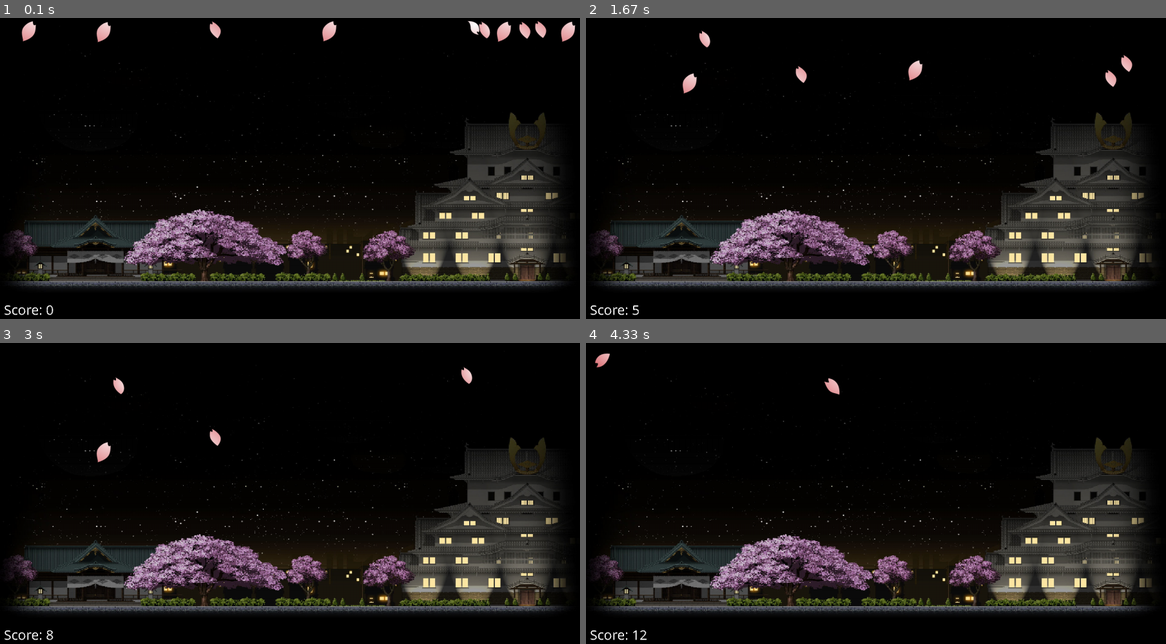
Above: before the commit, frames 1-4 (two rows, left to right).
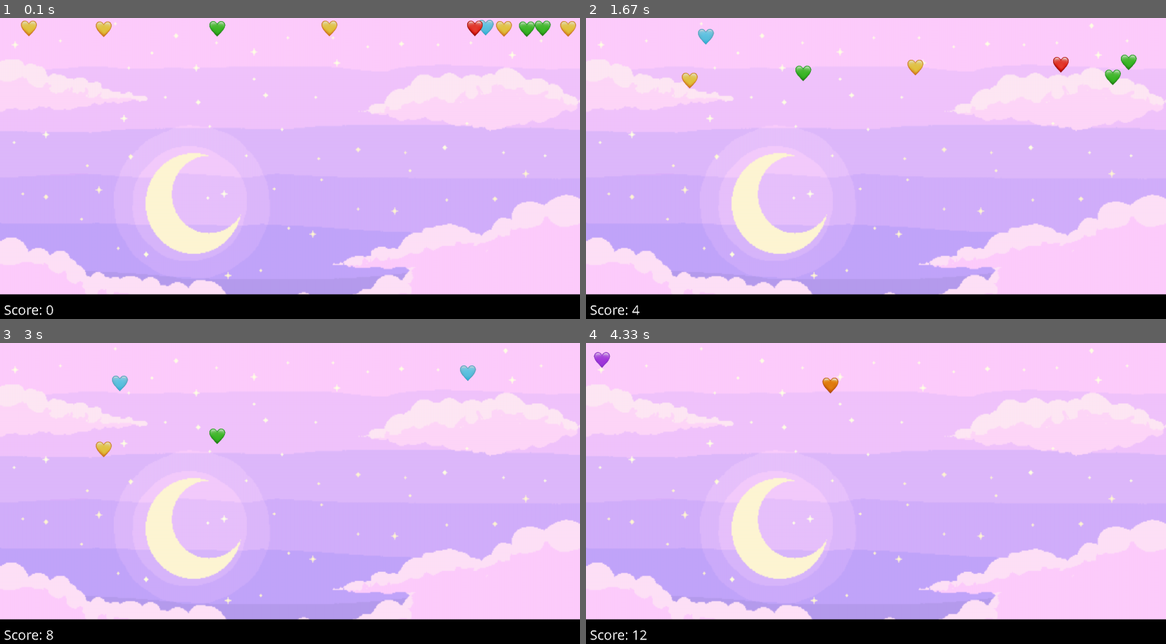
Above: after the commit, the same moments.

Repository: JaimeJacobo/Pygame---Sakura-Game
Game: pygame game, started from game.py
Same seed, same stepped clock (60 frames per second), same inputs: the game is played once before the commit and once after it.
Inputs (mouse positions are in pixels of both pictures, inside the frame that each line leads up to):
- Up to frame 1 (0.1 s): no input
- Up to frame 2 (1.67 s): click (1090, 36) at 0.38 s; click (1154, 45) at 0.72 s; click (1073, 45) at 1.05 s; click (615, 57) at 1.38 s
- Up to frame 3 (3 s): click (527, 403) at 1.72 s; click (330, 400) at 2.05 s; click (475, 406) at 2.38 s; click (539, 409) at 2.72 s
- Up to frame 4 (4.33 s): click (690, 448) at 3.05 s; click (800, 445) at 3.38 s; click (707, 394) at 3.72 s; click (1055, 397) at 4.05 s

The runs differ from the first frame. In frame 1, 92% of the frame differs, in the area x 0-100%, y 0-92%; in frame 2, 92%, in the area x 0-100%, y 0-99%; in frame 3, 92%; in frame 4, 92%.

Commit message:
added valentines files

Diff:
--- a/Leaf.py
+++ b/Heart.py
@@ -1,17 +1,17 @@
 import pygame, os, random
 
-class Leaf:
+class Heart:
   def __init__(self, position_x, position_y):
-    self.image_url = f'leaf_{random.randint(1, 7)}.png'
+    self.image_url = f'heart_{random.randint(1, 7)}.png'
     self.speed = random.uniform(0.3, 0.7)
     self.position_x = position_x
     self.position_y = position_y
     self.rect = ''
     self.image = pygame.image.load(os.path.join('images', self.image_url))
-    self.image = pygame.transform.scale_by(self.image, 1)
+    self.image = pygame.transform.scale_by(self.image, 0.25)
 
   def draw(self, window):
-    self.rect = pygame.Rect(self.position_x, self.position_y, 50, 50)
+    self.rect = pygame.Rect(self.position_x, self.position_y, 40, 40)
     window.blit(self.image, (self.position_x, self.position_y))
 
   def move(self):
--- a/Wallpaper.py
+++ b/Wallpaper.py
@@ -2,7 +2,7 @@
 
 class Wallpaper:
   def __init__(self, window_width, window_height):
-    self.image_url = f'wallpaper.jpg'
+    self.image_url = f'wallpaper.png'
     self.position_x = 0
     self.position_y = 0
     # self.rect = ''
--- a/game.py
+++ b/game.py
@@ -1,7 +1,7 @@
 import pygame
 import random
 
-from Leaf import Leaf
+from Heart import Heart
 from Score import Score
 from Wallpaper import Wallpaper
 
@@ -21,9 +21,9 @@
 pygame.time.set_timer(timer_event, 1000)
 
 # Instances
-leafs = []
+hearts = []
 for _ in range(0, 10):
-  leafs.append(Leaf(random.randint(0, window_width - 50), 0))
+  hearts.append(Heart(random.randint(0, window_width - 50), 0))
 
 running = True
 while running:
@@ -31,13 +31,13 @@
     if event.type == pygame.QUIT:
       running = False
     elif event.type == pygame.MOUSEBUTTONDOWN:
-      for leaf in leafs:
-        if leaf.rect != '' and leaf.rect.collidepoint(event.pos):
+      for heart in hearts:
+        if heart.rect != '' and heart.rect.collidepoint(event.pos):
           score += 1
-          leafs.remove(leaf)
+          hearts.remove(heart)
           text.update_score(str(score))
     elif event.type == timer_event:
-      leafs.append(Leaf(random.randint(0, window_width - 50), 0))
+      hearts.append(Heart(random.randint(0, window_width - 50), 0))
 
     keys = pygame.key.get_pressed()
     if keys[pygame.K_ESCAPE]:
@@ -55,11 +55,11 @@
   )
 
   # Drawing
-  for leaf in leafs:
-    leaf.draw(window)
-    leaf.move()
-    if leaf.position_y > window_height - scoreboard_height - 50:
-      leafs.remove(leaf)
+  for heart in hearts:
+    heart.draw(window)
+    heart.move()
+    if heart.position_y > window_height - scoreboard_height - 50:
+      hearts.remove(heart)
       score -= 5
       text.update_score(str(score))
 
Binary file added: images/heart_1.png
Binary file added: images/heart_2.png
Binary file added: images/heart_3.png
Binary file added: images/heart_4.png
Binary file added: images/heart_5.png
Binary file added: images/heart_6.png
Binary file added: images/heart_7.png
Renamed: images/leaf_1.png -> images/sakura/leaf_1.png
Renamed: images/leaf_2.png -> images/sakura/leaf_2.png
Renamed: images/leaf_3.png -> images/sakura/leaf_3.png
Renamed: images/leaf_4.png -> images/sakura/leaf_4.png
Renamed: images/leaf_5.png -> images/sakura/leaf_5.png
(and 6 more such lines)
